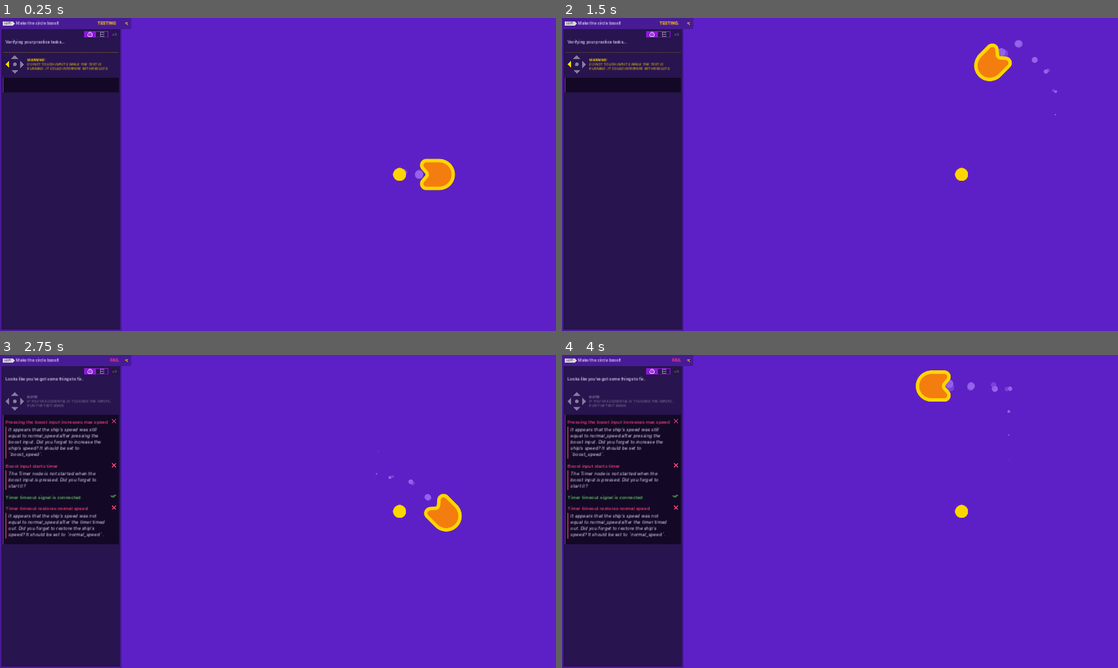
Above: before the commit, frames 1-4 (two rows, left to right).
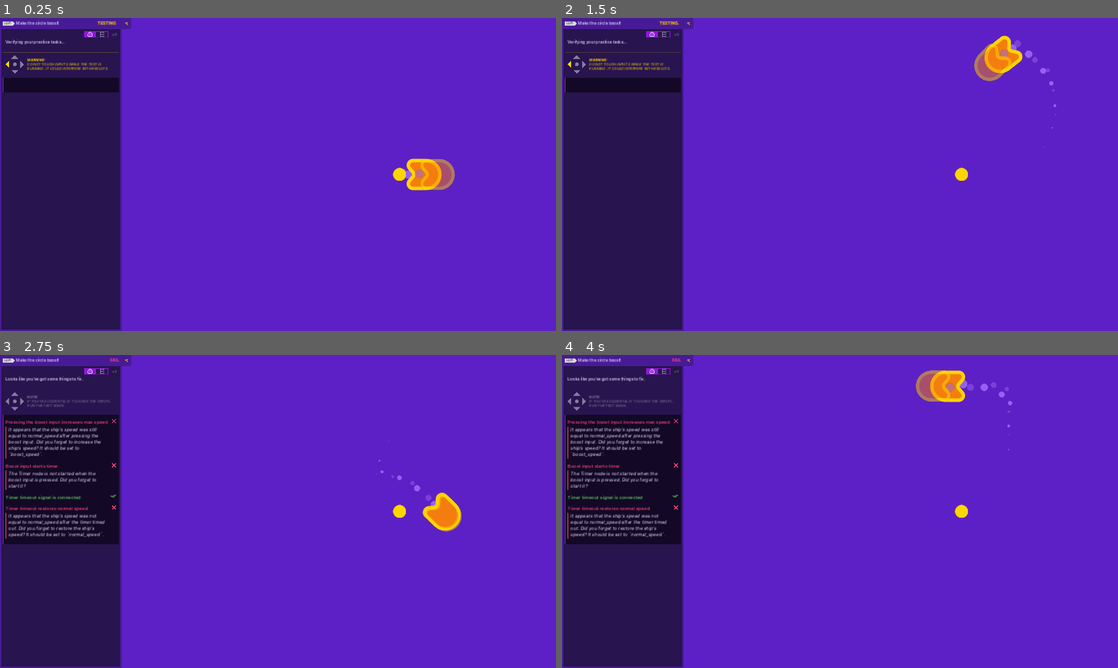
Above: after the commit, the same moments.

Repository: CWong1111/2d-GameDev-Course
Game: Godot game, scene res://practices/L4.P1.boosting_circle/boosting_circle.tscn
The game is run twice, just before and just after one commit, with the same random seed, the same clock (stepped at 60 frames per second) and the same inputs. This scene is started directly instead of the project's main scene.
Inputs:
- Up to frame 1 (0.25 s): no input
- Up to frame 2 (1.5 s): hold Right (move_right) 0.53-1.28 s; hold Down (move_down) from 1.28 s (still down)
- Up to frame 3 (2.75 s): release Down (move_down) at 2.03 s; hold Right (move_right) from 2.03 s (still down)
- Up to frame 4 (4 s): release Right (move_right) at 2.78 s; hold Up (move_up) 2.78-3.53 s; hold Left (move_left) from 3.53 s (still down)

The runs differ from the first frame. In frame 1, 0.6% of the frame differs, in the area x 73-82%, y 44-56%; in frame 2, 0.7%; in frame 3, 0.2%; in frame 4, 0.8%, in the area x 63-81%, y 4-34%.

Commit message:
Lesson 5

Diff:
--- a/04.to_space_and_beyond_workbook/practices/L4.P1.boosting_circle/boosting_circle.gd
+++ b/04.to_space_and_beyond_workbook/practices/L4.P1.boosting_circle/boosting_circle.gd
@@ -2,17 +2,15 @@
 
 var boost_speed := 1500.0
 var normal_speed := 600.0
+
 var max_speed := 600.0
 var velocity := Vector2(0, 0)
-
+var steering_factor := 10.0
 
 func _process(delta: float) -> void:
 	var direction := Vector2(0, 0)
 	direction.x = Input.get_axis("move_left", "move_right")
 	direction.y = Input.get_axis("move_up", "move_down")
-	if Input.is_action_just_pressed("boost"):
-		max_speed = boost_speed
-		get_node("Timer").star()
 
 	if direction.length() > 1.0:
 		direction = direction.normalized()
@@ -21,11 +19,13 @@
 		max_speed = boost_speed
 		get_node("Timer").star()
 
-	velocity = direction * max_speed
+	var desired_velocity := max_speed * direction
+	var steering_vector := desired_velocity - velocity
+	velocity += steering_vector * steering_factor * delta
 	position += velocity * delta
+
 	if direction.length() > 0.0:
 		rotation = velocity.angle()
 
-
 func _on_timer_timeout() -> void:
 	max_speed = normal_speed
